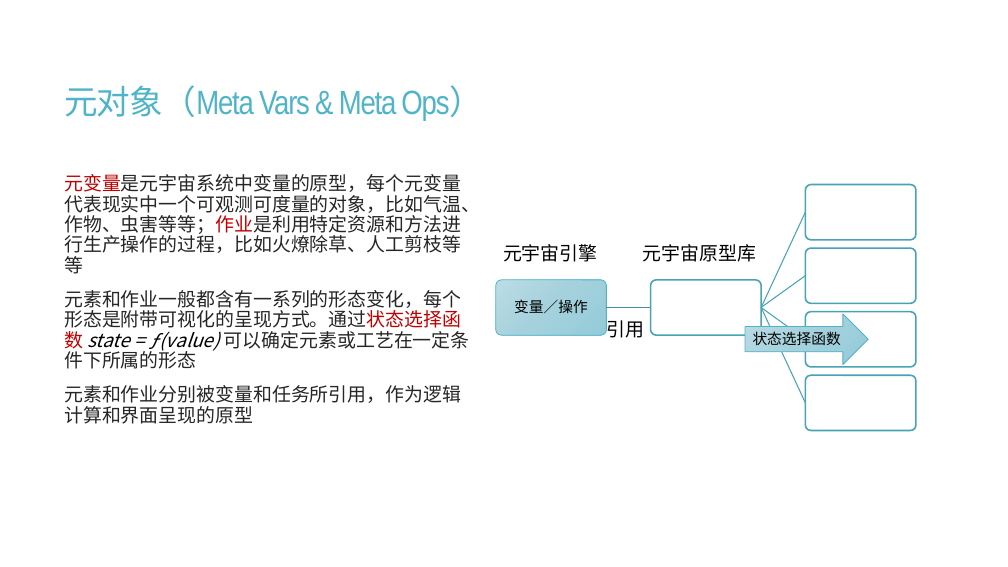
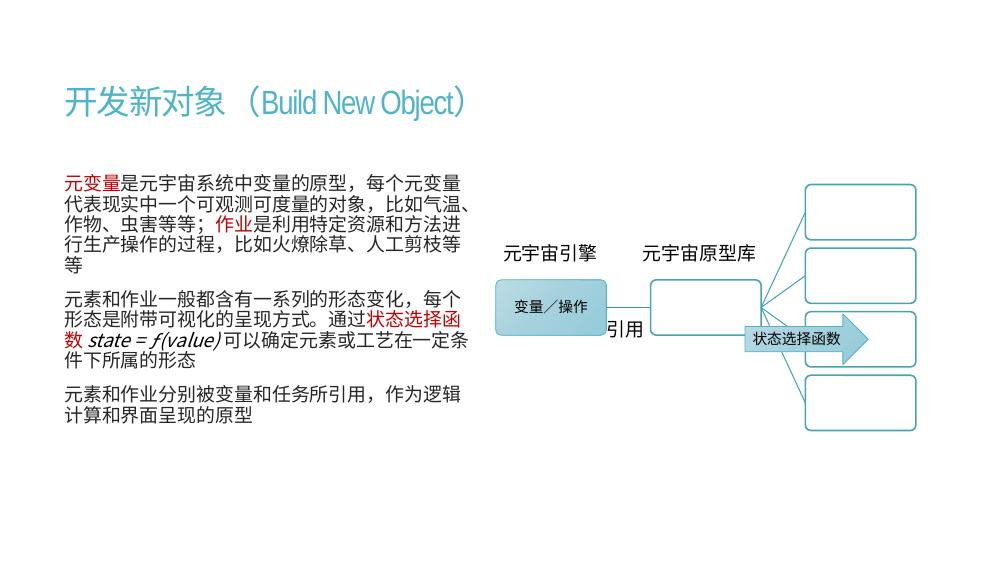
Before and after one commit to calcyu/chainway, a slide deck: slide 42 of Docs/城乡元宇宙服务器.pptx (slide 16 before the commit). Drawn at 1008x567 pixels with LibreOffice and Linux fonts; fonts in the diff are those of the drawing. Boxes give left, top, right and bottom in pixels: in the first picture for what was removed or moved away, otherwise in the second. Text is boxed around its words. In the diff, an @@ line names an element or a change of style, - is before the commit and + after.

```diff
--- a/Docs/城乡元宇宙服务器.pptx
+++ b/Docs/城乡元宇宙服务器.pptx
@@ title at <box>64,85,487,121</box>: text changed @@
-元对象（Meta Vars & Meta Ops）
+开发新对象（Build New Object）
```
Also in this commit, not shown: 21 other slides changed, 15 slides added, 13 slides removed, 20 other files.
